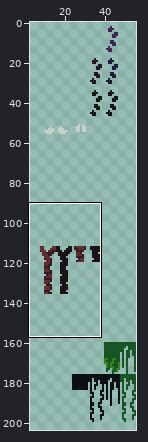
Two states of a sprite sheet, sprites/spr_jungle_foreground_props_tileset/edfb4a30-14fc-408e-8716-15761f76d7bc.png. Above: a wide view before the commit, with the close-up outlined.
Close-up. Before the commit:
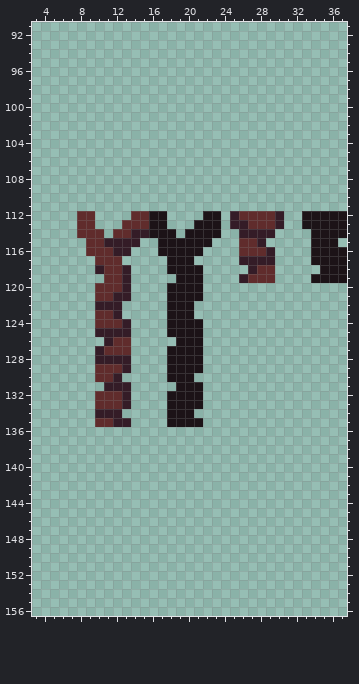
The file is 56x204 pixels. Shown: x 3..37, y 91..156. The wide view leaves out empty margins.
Now the later version:
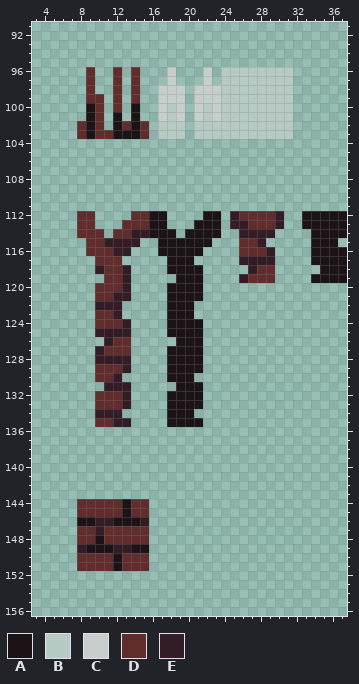
Palette (. is transparent): A #1c1317  B #b7cac3  C #c7cfcc  D #602c2c  E #341c27
Changes in this commit:
@@ x 3..37 @@
  95 ...................................
- 96 ...................................
- 97 ...................................
- 98 ...................................
- 99 ...................................
-100 ...................................
-101 ...................................
-102 ...................................
-103 ...................................
+ 96 ......D..D.D...C...C.BBBBBBBB......
+ 97 ......D..D.D...C...C.BBBBBBBB......
+ 98 ......D..D.D..CCC.CCCBBBBBBBB......
+ 99 ......DD.D.D..CCC.CCCBBBBBBBB......
+100 ......AD.D.A..CBC.CBCBBBBBBBB......
+101 ......AD.A.A..CBC.CBCBBBBBBBB......
+102 .....DAD.ADAD.BBB.BBBBBBBBBBB......
+103 .....DADDAAAD.BBB.BBBBBBBBBBB......
 104 ...................................
@@ x 6..17 @@
 143 ............
-144 ............
-145 ............
-146 ............
-147 ............
-148 ............
-149 ............
-150 ............
-151 ............
+144 ..DDDDDADD..
+145 ..DDDDDADD..
+146 ..AAEEAAAE..
+147 ..DDEDDDDD..
+148 ..DDADDDDD..
+149 ..EAAAEEAA..
+150 ..DDDDADDD..
+151 ..DDDDADDD..
 152 ............
Boxes around the changes in both close-ups, in picture pixels (x1, y1, x2, y2):
added: (77, 67, 293, 139)
added: (77, 499, 149, 571)
